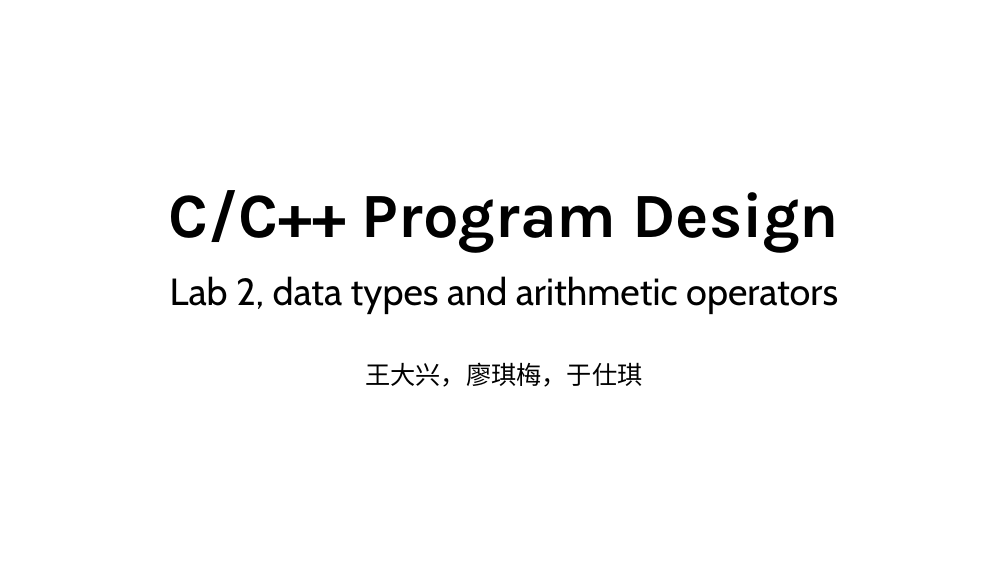
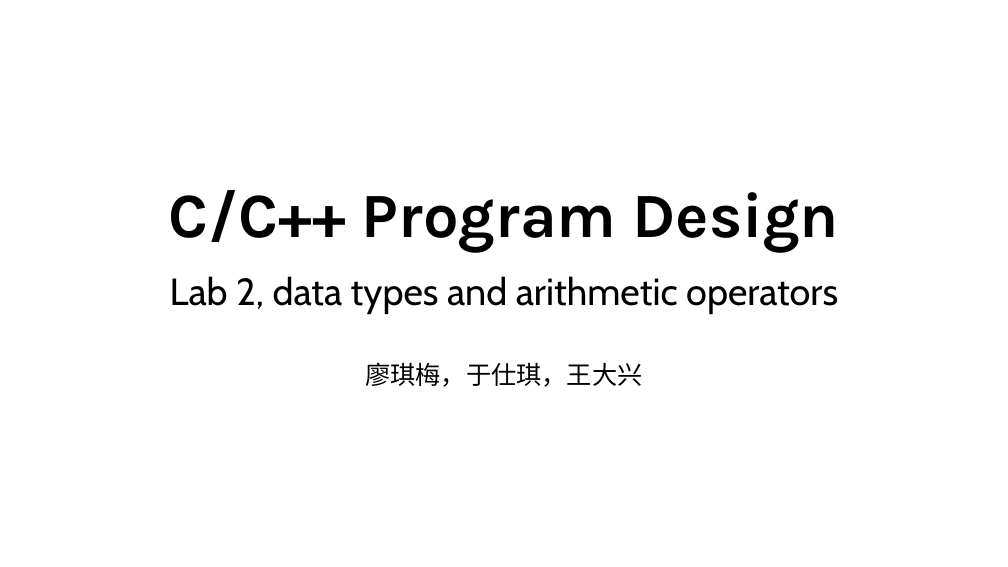
Before and after one commit to ShiqiYu/CPP, a slide deck: slide 1 of week02/Lab02.pptx. Drawn at 1008x567 pixels with LibreOffice and Linux fonts; fonts in the diff are those of the drawing; background and template pictures are left out. Boxes give left, top, right and bottom in pixels: in the first picture for what was removed or moved away, otherwise in the second. Text is boxed around its words. In the diff, an @@ line names an element or a change of style, - is before the commit and + after.

```diff
--- a/week02/Lab02.pptx
+++ b/week02/Lab02.pptx
@@ subtitle at [365, 362, 642, 387]: text changed @@
-王大兴，廖琪梅，于仕琪
+廖琪梅，于仕琪，王大兴
```
Also in this commit, not shown: 5 other slides changed, 9 slides added, 11 slides removed.
